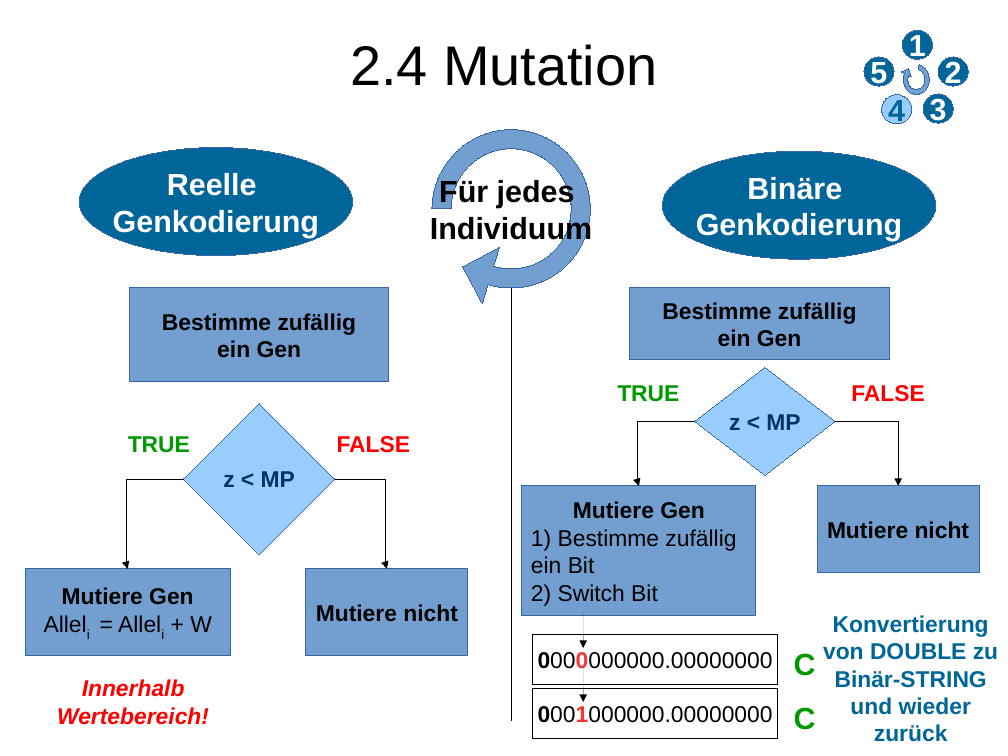
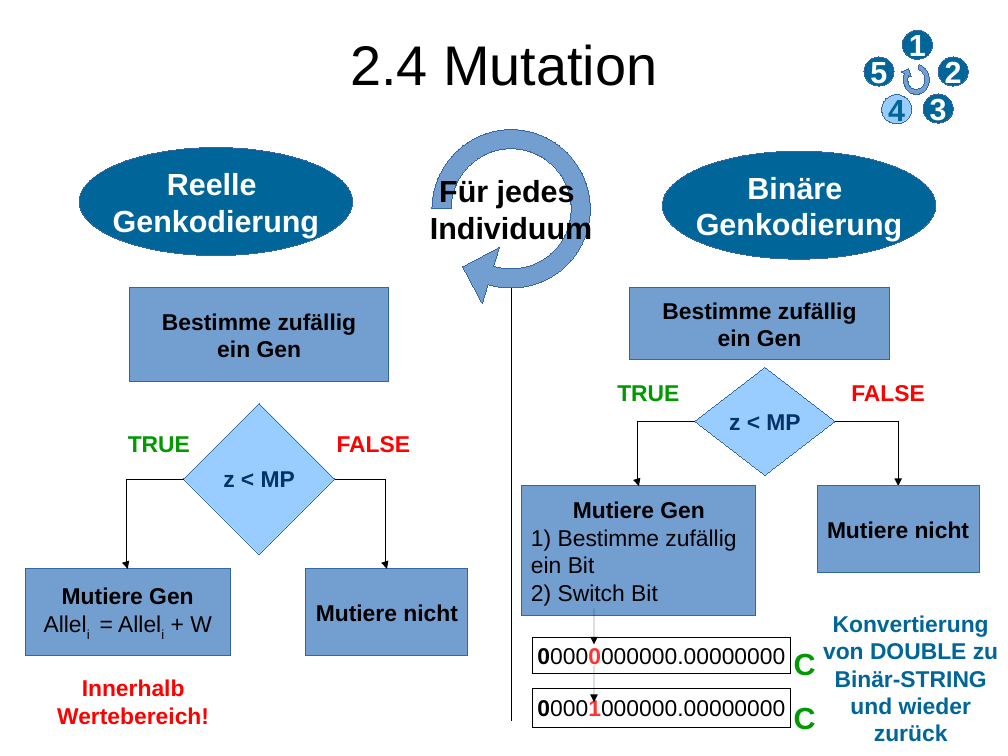
Before and after one commit to lblissett/evo-project, a slide deck: slide 7 of src/data/presentation/geopras/Vortrag_Evo_ErsterTeil.odp. Drawn at 1008x756 pixels with LibreOffice and Linux fonts; fonts in the diff are those of the drawing. Boxes give left, top, right and bottom in pixels: in the first picture for what was removed or moved away, otherwise in the second. Text is boxed around its words. In the diff, an @@ line names an element or a change of style, - is before the commit and + after.

```diff
--- a/src/data/presentation/geopras/Vortrag_Evo_ErsterTeil.odp
+++ b/src/data/presentation/geopras/Vortrag_Evo_ErsterTeil.odp
@@ arrow moved from (584, 612) - (584, 649) to (595, 608) - (595, 645) @@
@@ rectangle "00000000000.00000000" resized from (x1=533, y1=635, x2=778, y2=685) to (x1=533, y1=638, x2=790, y2=674) @@
@@ text in rectangle at (x1=537, y1=648, x2=785, y2=665): text changed @@
-0000000000.00000000
+00000000000.00000000
@@ text "Innerhalb Wertebereich!" at (x1=57, y1=679, x2=209, y2=725): italic off @@
@@ rectangle "00001000000.00000000" resized from (x1=533, y1=689, x2=778, y2=739) to (x1=533, y1=689, x2=790, y2=727) @@
@@ arrow moved from (584, 666) - (584, 702) to (595, 666) - (595, 702) @@
@@ text in rectangle at (x1=537, y1=698, x2=785, y2=717): text changed @@
-0001000000.00000000
+00001000000.00000000
```
Also in this commit, not shown: 1 other slide changed, 2 other files.
